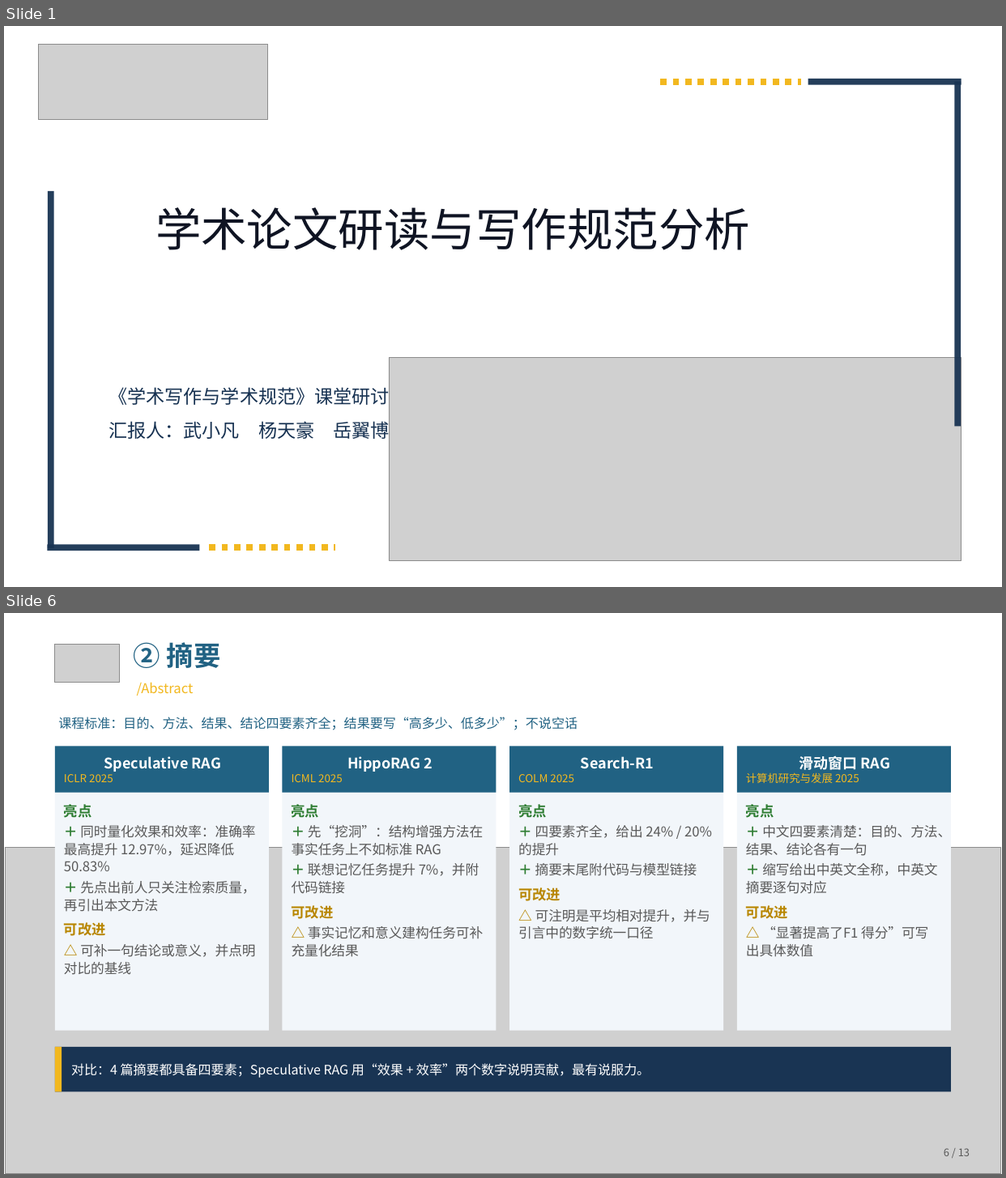
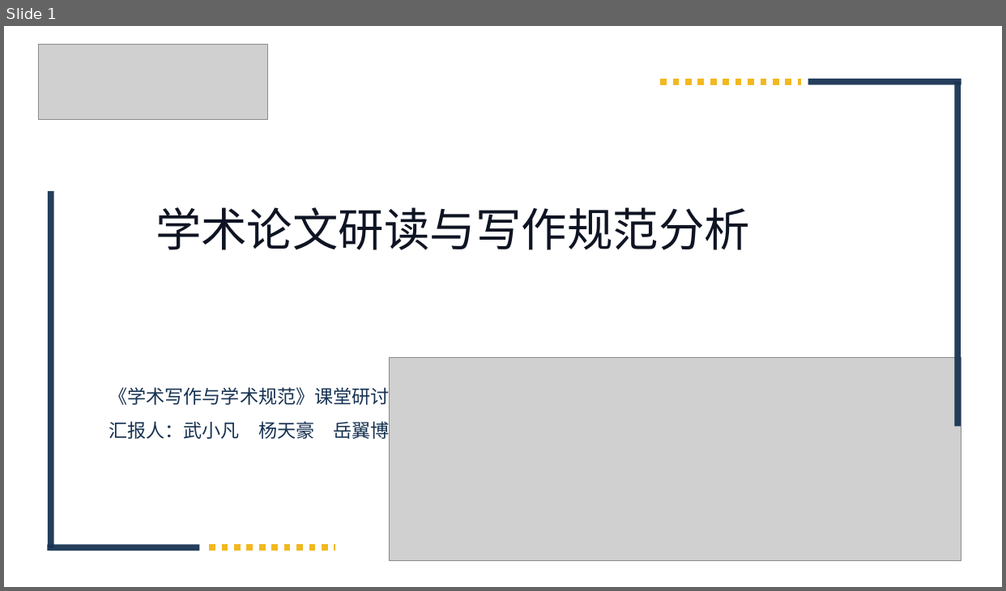
Before and after one commit to obiyeuy/tmp, a slide deck: 学术论文研读与写作规范分析-课堂研讨.pptx. Shown one above the other, each under a label of ours: slides 1 and 6 before the commit, slide 1 after it; the slides between them are not shown. The pictures are 1006x1178 and 1006x591 pixels, drawn with LibreOffice and Linux fonts; fonts in the diff are those of the drawing; grey boxes stand for pictures; background and template pictures are left out. Boxes give left, top, right and bottom in pixels: in the first picture for what was removed or moved away, otherwise in the second. Text is boxed around its words. In the diff, an @@ line names an element or a change of style, - is before the commit and + after.

```diff
--- a/学术论文研读与写作规范分析-课堂研讨.pptx
+++ b/学术论文研读与写作规范分析-课堂研讨.pptx
@@ slide 6 removed at (x1=4, y1=613, x2=1002, y2=1174), background #FFFFFF @@
@@ picture removed at (x1=55, y1=645, x2=119, y2=683) @@
@@ text removed at (x1=134, y1=642, x2=221, y2=668) @@
-② 摘要
@@ text removed at (x1=137, y1=682, x2=194, y2=696) @@
-/Abstract
@@ text removed at (x1=58, y1=717, x2=577, y2=730) @@
-课程标准：目的、方法、结果、结论四要素齐全；结果要写“高多少、低多少”；不说空话
@@ rectangle removed at (x1=55, y1=747, x2=269, y2=1031) @@
@@ rectangle removed at (x1=55, y1=747, x2=269, y2=793) @@
-Speculative RAG
-ICLR 2025
@@ rectangle removed at (x1=283, y1=747, x2=496, y2=1031) @@
@@ rectangle removed at (x1=283, y1=747, x2=496, y2=793) @@
-HippoRAG 2
-ICML 2025
@@ rectangle removed at (x1=509, y1=747, x2=723, y2=1031) @@
@@ rectangle removed at (x1=509, y1=747, x2=723, y2=793) @@
-Search-R1
-COLM 2025
@@ rectangle removed at (x1=737, y1=747, x2=951, y2=1031) @@
@@ rectangle removed at (x1=737, y1=747, x2=951, y2=793) @@
-滑动窗口 RAG
-计算机研究与发展 2025
@@ text removed at (x1=64, y1=804, x2=255, y2=975) @@
-亮点
-＋ 同时量化效果和效率：准确率最高提升 12.97%，延迟降低 50.83%
-＋ 先点出前人只关注检索质量，再引出本文方法
-可改进
-△ 可补一句结论或意义，并点明对比的基线
@@ text removed at (x1=292, y1=804, x2=483, y2=957) @@
-亮点
-＋ 先“挖洞”：结构增强方法在事实任务上不如标准 RAG
-＋ 联想记忆任务提升 7%，并附代码链接
-可改进
-△ 事实记忆和意义建构任务可补充量化结果
@@ text removed at (x1=518, y1=804, x2=712, y2=939) @@
-亮点
-＋ 四要素齐全，给出 24% / 20% 的提升
-＋ 摘要末尾附代码与模型链接
-可改进
-△ 可注明是平均相对提升，并与引言中的数字统一口径
@@ text removed at (x1=746, y1=804, x2=951, y2=957) @@
-亮点
-＋ 中文四要素清楚：目的、方法、结果、结论各有一句
-＋ 缩写给出中英文全称，中英文摘要逐句对应
-可改进
-△ “显著提高了F1 得分”可写出具体数值
@@ picture removed at (x1=6, y1=847, x2=1001, y2=1174) @@
@@ rectangle removed at (x1=55, y1=1047, x2=951, y2=1093) @@
-对比：4 篇摘要都具备四要素；Speculative RAG 用“效果 + 效率”两个数字说明贡献，最有说服力。
@@ rectangle removed at (x1=55, y1=1047, x2=62, y2=1093) @@
@@ text removed at (x1=944, y1=1148, x2=970, y2=1157) @@
-6 / 13
```
Also in this commit, not shown: 2 slides changed, 11 slides added, 8 other slides removed.
